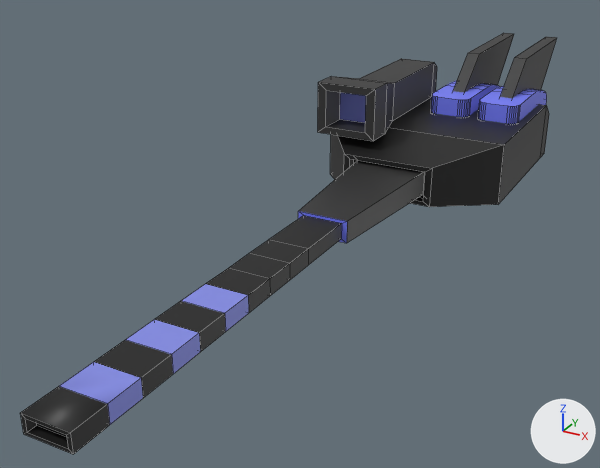
Before and after pictures for a commit that changed the FBX model Tanks In Advance/Assets/Art/Models/topRicochet.fbx.
One viewpoint serves both versions: a 50 mm camera at (23.27, -29.07, 4.2) aimed at (19.74, -22.65, 0.99). Every picture has the same lights, and +X, +Y and +Z are marked at lower right. Mesh edges are drawn as thin lines. Where no turn or scale is listed for an object, it has been applied to the vertices. Vertices at the same position are counted once.
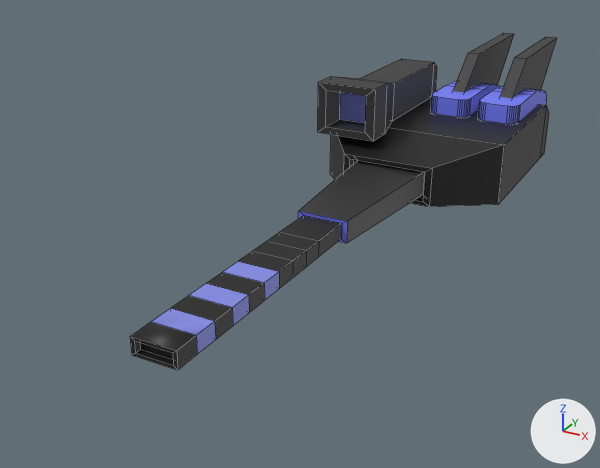
Commit message: shortened barrel length

Boxes [x1, y1, x2, y2] around the edits, measured in the pictures (600 x 468 px; the box of a moved part takes in the faces that stretch with it):
```json
{"object": "Cube.001", "change": "reshaped", "before": [20, 33, 557, 454], "after": [130, 33, 557, 370], "on screen": "20% narrower, 20% shorter"}
{"part": 1, "of": "me_cube_014", "change": "moved or reshaped", "before": [20, 215, 342, 454], "after": [130, 215, 342, 370]}
```

Edits to the scene script, one JSON object a line:
```json
{"block": "me_cube_014", "where": "me_cube_014.from_pydata(...)  # 264 vertices, 206 faces; spans x -0.99..0.99, y -5.94..2.58, z -0.33..0.9"}
{"block": "me_cube_014", "where": "# used by ob_cube_001; location = (20.174, -20.436, 1.292)"}
{"block": "me_cube_014", "change": "me_cube_014 part 1: all 48 vertices in x -0.21..0.17, y -5.94..-3.17, z -0.09..0.06 are scaled about their middle by (1, 0.713, 1), then moved by (0.0, 0.58, 0.0)"}
```
